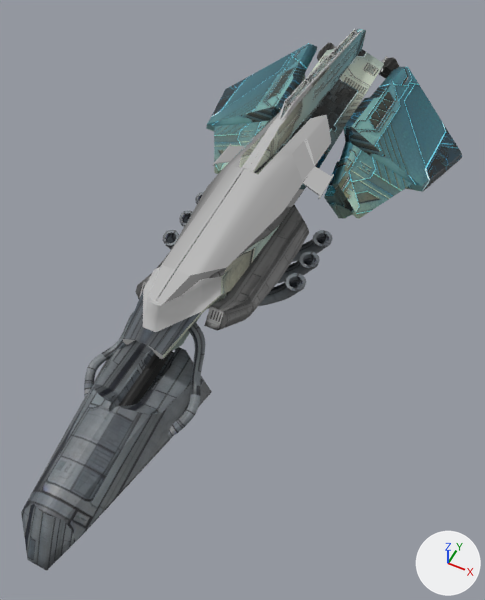
The FBX model Assets/02.Graphics/Models/NAVE1_junta.fbx as it was, and as the next commit left it.
Camera for both pictures: a 50 mm lens placed at (1.78, -3.06, 4.77), pointed at (0.22, 0.07, 0.86). Lighting does not change. The marker at lower right points along +X, +Y and +Z. Where no turn or scale is listed for an object, it has been applied to the vertices.

The scene before the commit, as lines of its bpy script (objects in view):
```python
me_mesh = bpy.data.meshes.new('Mesh')
me_mesh.from_pydata(...)  # 120 vertices, 118 faces; spans x -0.4..0.41, y -0.8..0.8, z -0.24..0.24
me_mesh.materials.append(mat_punta)  # picture img_ship_separate_punta_2_basecolor_png
me_mesh_010 = bpy.data.meshes.new('Mesh.010')
me_mesh_010.from_pydata(...)  # 110 vertices, 94 faces; spans x -0.24..0.24, y -1.23..1.23, z -0.22..0.22
me_mesh_010.materials.append(mat_standardsurface2)
me_mesh_013 = bpy.data.meshes.new('Mesh.013')
me_mesh_013.from_pydata(...)  # 135 vertices, 133 faces; spans x -0.51..0.51, y -0.85..0.85, z -0.35..0.35
me_mesh_013.materials.append(mat_propulsor)  # picture img_ship_separate_principal_2_basecolor_png
me_mesh_014 = bpy.data.meshes.new('Mesh.014')
me_mesh_014.from_pydata(...)  # 110 vertices, 94 faces; spans x -0.24..0.24, y -1.23..1.23, z -0.22..0.22
me_mesh_014.materials.append(mat_standardsurface2)
ob_parabrisas1 = bpy.data.objects.new('parabrisas1', me_mesh_010)
ob_parabrisas1.location = (0.253, 0.474, 1.535)
ob_parabrisas2 = bpy.data.objects.new('parabrisas2', me_mesh_014)
ob_parabrisas2.location = (-0.227, 0.474, 1.535)
ob_propulsor1 = bpy.data.objects.new('Propulsor1', me_mesh_013)
ob_propulsor1.location = (0.781, 2.126, 1.141)
ob_punta1 = bpy.data.objects.new('punta1', me_mesh)
ob_punta1.location = (0.016, -1.467, 0.932)
# also in view: 'escape1' at (0.04, 0.33, 0.96); 'battery' at (0.3, 0.19, 1.18); 'Principal' at (0.02, 1.04, 1.43); 'tube3' at (-0.2, -0.98, 1.09); 'soporte' at (0.02, -0.81, 1.12)
```
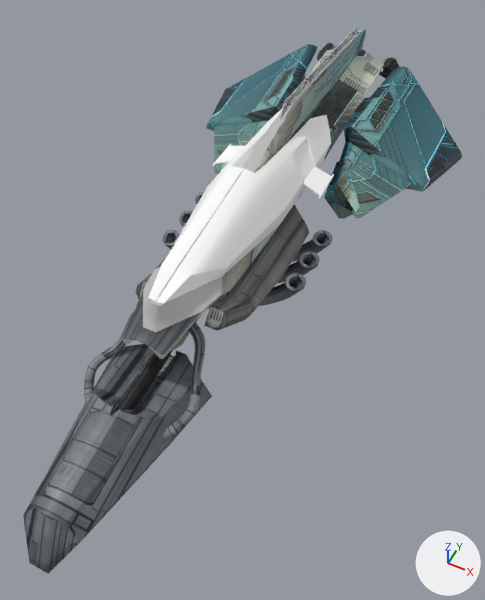
What changed in the scene script:
```text
Add mat_principalmat:
    mat_principalmat = principled_material('PRINCIPALmat')
    mat_principalmat.texture = img_ship_separate_fuselaje_2_basecolor_png
Change me_mesh_010:
    where me_mesh_010.from_pydata(...)  # 110 vertices, 94 faces; spans x -0.24..0.24, y -1.23..1.23, z -0.22..0.22
    remove me_mesh_010.materials.append(mat_standardsurface2)
    add me_mesh_010.materials.append(mat_principalmat)  # picture img_ship_separate_fuselaje_2_basecolor_png
Change me_mesh_014:
    where me_mesh_014.from_pydata(...)  # 110 vertices, 94 faces; spans x -0.24..0.24, y -1.23..1.23, z -0.22..0.22
    remove me_mesh_014.materials.append(mat_standardsurface2)
    add me_mesh_014.materials.append(mat_principalmat)  # picture img_ship_separate_fuselaje_2_basecolor_png
Change ob_punta1:
    ob_punta1.location: (0.016, -1.467, 0.932) -> (0.016, -1.467, 0.883)
```

Where the change shows, as pixel boxes [x1, y1, x2, y2] in the pictures (485 x 600 px):
'punta1', moved: before [21, 340, 212, 571]; after [23, 344, 212, 574]
'parabrisas1', recoloured (grey to white): [156, 115, 334, 304] in both
'parabrisas2', recoloured (grey to white): [148, 110, 281, 301] in both
